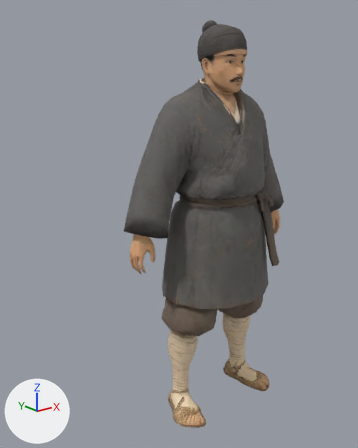
The glTF model web/public/assets/chars/soldier.glb: old version first, new version second.
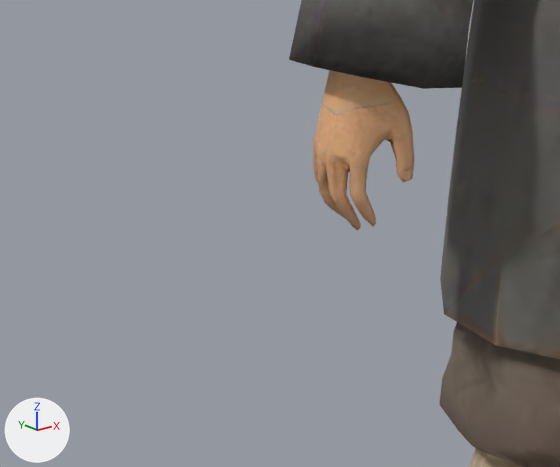
There are two pictures of each version: one whole from a 50 mm lens placed at (-1.461, -1.54, 1.532), pointed at (-0.157, 0.091, 0.879), one close up on the part from 14% to 54% of the width and 48% to 75% of the height. Lighting does not change. The marker at lower left points along +X, +Y and +Z. The first two pictures are the older version. The close-ups show mesh edges as thin lines. Where no turn or scale is listed for an object, it has been applied to the vertices.

Names of what the first close-up shows: 'char1'.
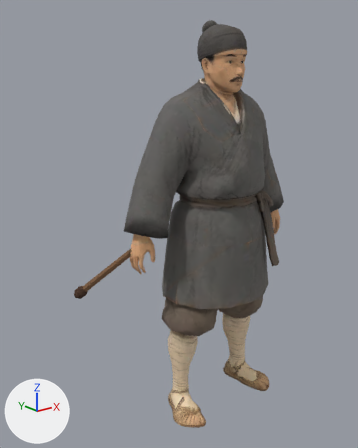
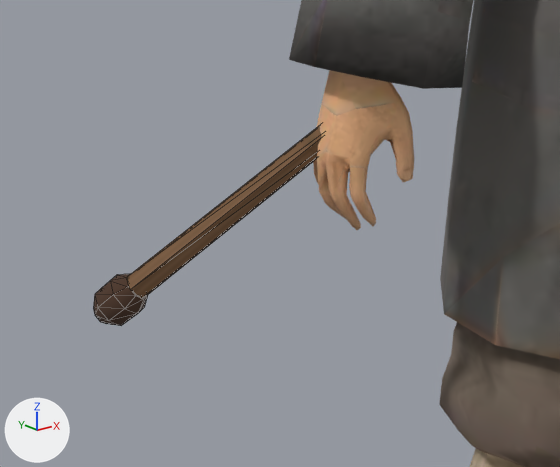
Changed parts and their boxes (x1, y1, x2, y2) in the close-ups (560 x 467 px):
```json
{"object": "prop_drumstick", "change": "added", "after": [93, 126, 322, 326], "on screen": "brown"}
```

The change, as JSON lines over the scene's bpy script:
```json
{"op": "add", "block": "img_prop_palette", "code": ["img_prop_palette = load_image('prop_palette', '_unpacked/prop_palette', 256, 256, 'sRGB')"]}
{"op": "add", "block": "mat_prop_palette", "code": ["mat_prop_palette = principled_material('prop_palette')", "mat_prop_palette.texture = img_prop_palette", "mat_prop_palette.roughness = 1.0"]}
{"op": "add", "block": "me_prop_drumstick", "code": ["me_prop_drumstick = bpy.data.meshes.new('prop_drumstick')", "me_prop_drumstick.from_pydata(...)  # 43 vertices, 82 faces; spans x -0.612..-0.377, y 0.007..0.251, z 0.6..0.882", "me_prop_drumstick.materials.append(mat_prop_palette)  # picture img_prop_palette"]}
{"op": "add", "block": "ob_prop_drumstick", "code": ["ob_prop_drumstick = bpy.data.objects.new('prop_drumstick', me_prop_drumstick)", "ob_prop_drumstick.location = (0.0, 0.0, 0.0)"]}
```
